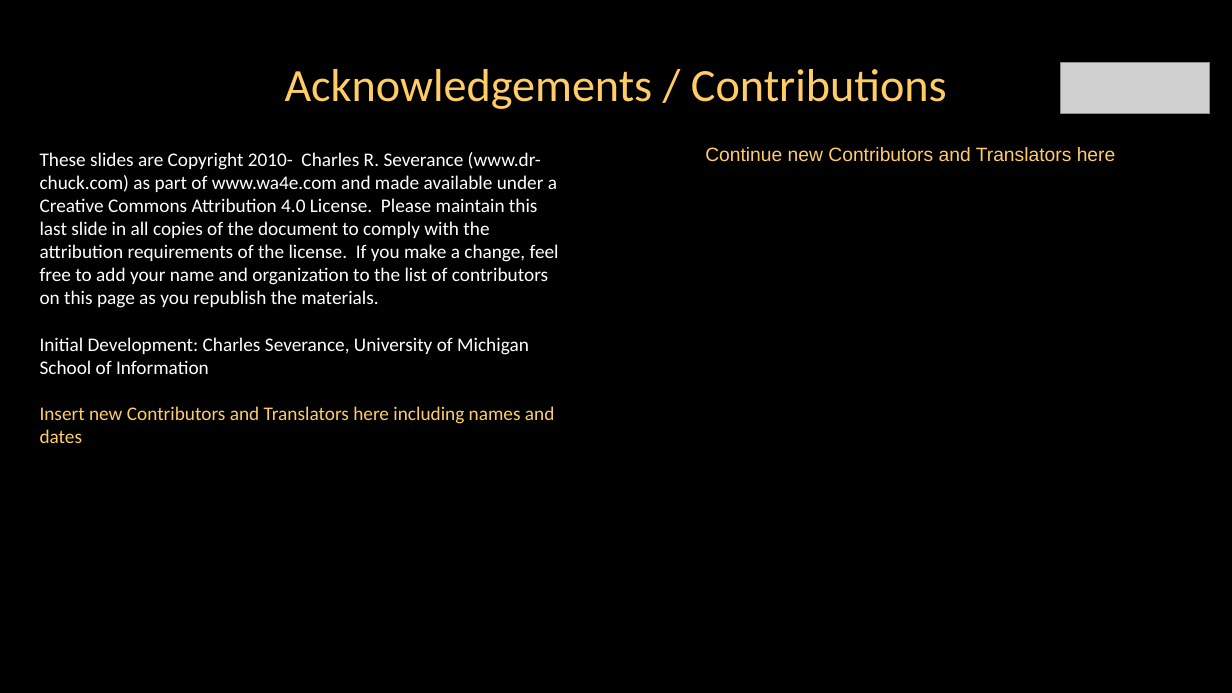
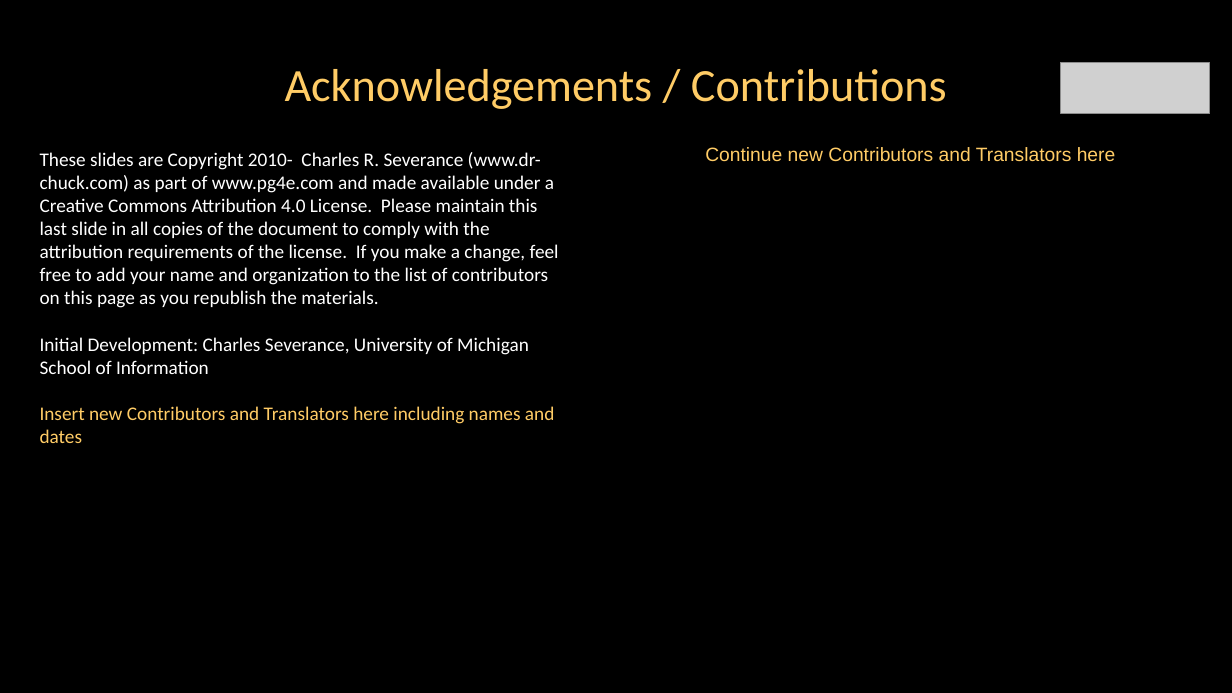
Before and after one commit to csev/pg4e, a slide deck: slide 45 of lectures/01-Intro-to-SQL.ppt. Drawn at 1232x693 pixels with LibreOffice and Linux fonts; fonts in the diff are those of the drawing; grey boxes stand for pictures. Boxes give left, top, right and bottom in pixels: in the first picture for what was removed or moved away, otherwise in the second. Text is boxed around its words. In the diff, an @@ line names an element or a change of style, - is before the commit and + after.

Commit message:
Update from Sue.

```diff
--- a/lectures/01-Intro-to-SQL.ppt
+++ b/lectures/01-Intro-to-SQL.ppt
@@ text at <box>40,152,559,308</box>: text changed @@
-These slides are Copyright 2010- Charles R. Severance (www.dr-chuck.com) as part of www.wa4e.com and made available under a Creative Commons Attribution 4.0 License. Please maintain this last slide in all copies of the document to comply with the attribution requirements of the license. If you make a change, feel free to add your name and organization to the list of contributors on this page as you republish the materials.
+These slides are Copyright 2010- Charles R. Severance (www.dr-chuck.com) as part of www.pg4e.com and made available under a Creative Commons Attribution 4.0 License. Please maintain this last slide in all copies of the document to comply with the attribution requirements of the license. If you make a change, feel free to add your name and organization to the list of contributors on this page as you republish the materials.
```
Also in this commit, not shown: 1 other slide changed.
